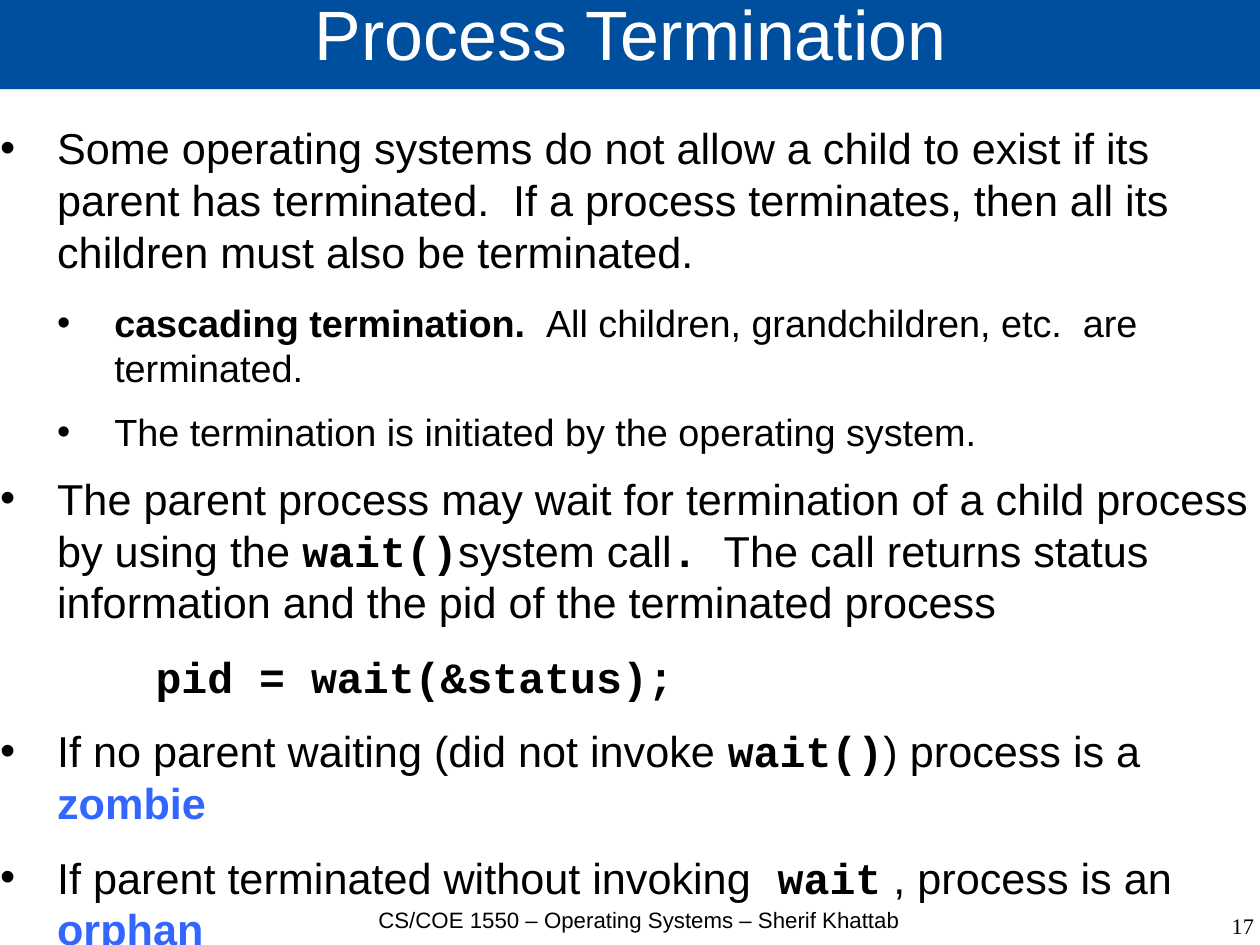
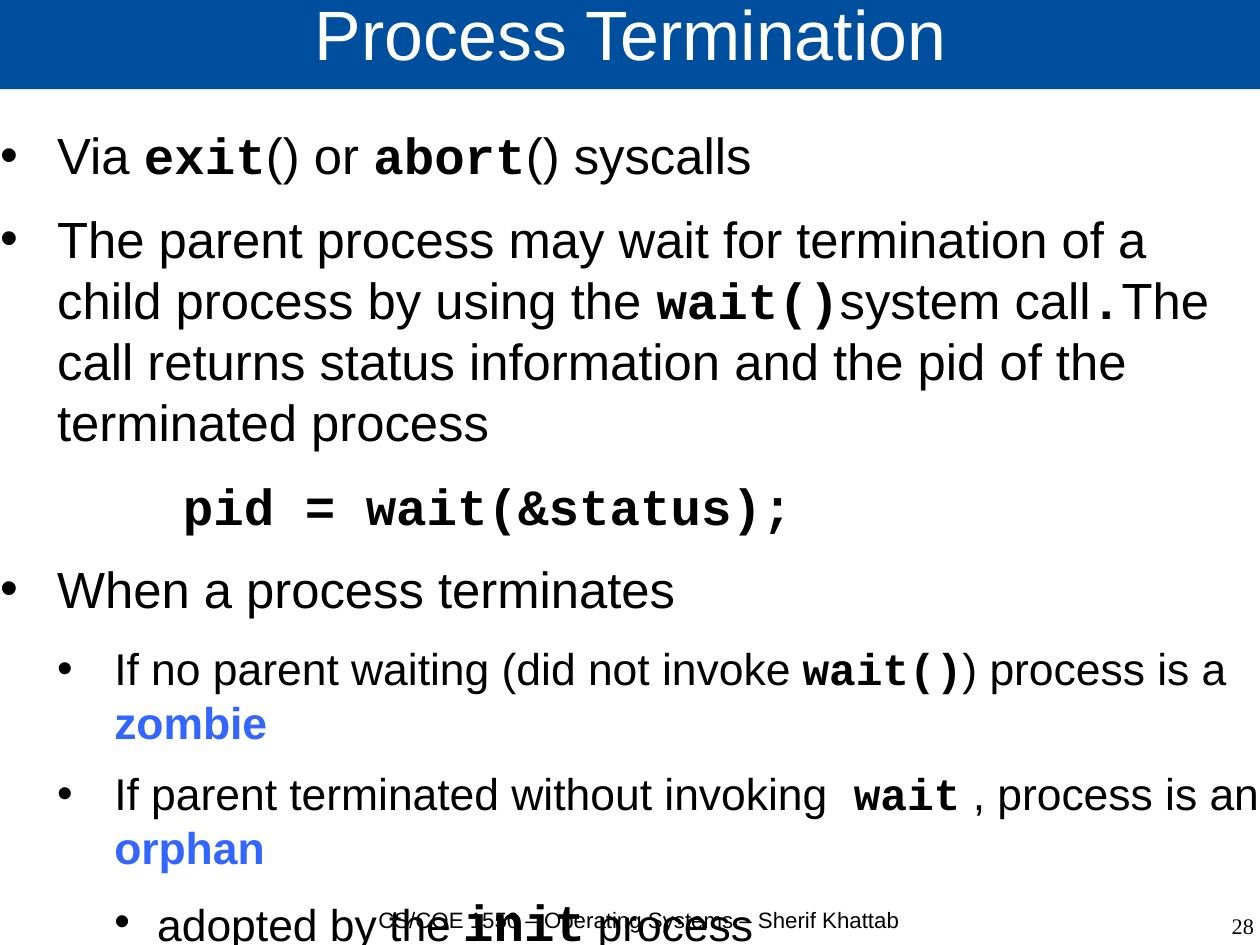
Before and after one commit to cs1550-2224/cs1550-code-handouts, a slide deck: slide 28 of DraftSlides/Lecture3.pptx (slide 17 before the commit). Drawn at 1260x945 pixels with LibreOffice and Linux fonts; fonts in the diff are those of the drawing. Boxes give left, top, right and bottom in pixels: in the first picture for what was removed or moved away, otherwise in the second. Text is boxed around its words. In the diff, an @@ line names an element or a change of style, - is before the commit and + after.

Commit message:
Lecture 3

```diff
--- a/DraftSlides/Lecture3.pptx
+++ b/DraftSlides/Lecture3.pptx
@@ text at (57, 137, 1259, 873): paragraph added @@
+    • adopted by the init process
@@ text at (57, 137, 1210, 451): text changed; size 27.2 to 32 pt @@
-• Some operating systems do not allow a child to exist if its parent has terminated. If a process terminates, then all its children must also be terminated.
-  • cascading termination. All children, grandchildren, etc. are terminated.
-  • The termination is initiated by the operating system.
-• The parent process may wait for termination of a child process by using the wait()system call. The call returns status information and the pid of the terminated process
+• Via exit() or abort() syscalls
+• The parent process may wait for termination of a child process by using the wait()system call.The call returns status information and the pid of the terminated process
@@ text at (114, 488, 1259, 873): size 27.2 to 32 pt in "pid = wait(&status);"; size 27.2 to 28 pt in "If no parent waiting (did not invoke ...", "If parent terminated without invoking wait , ..."; list level 1 to 2 in "If no parent waiting (did ..."; list level 1 to 2 in "If parent terminated without invoking ..." @@
@@ text at (57, 571, 675, 619): paragraph added @@
+• When a process terminates
@@ page number at (1232, 919, 1254, 935): text changed @@
-17
+28
```
Also in this commit, not shown: 12 other slides changed, 11 slides added, 2 slides removed, 2 other files.
